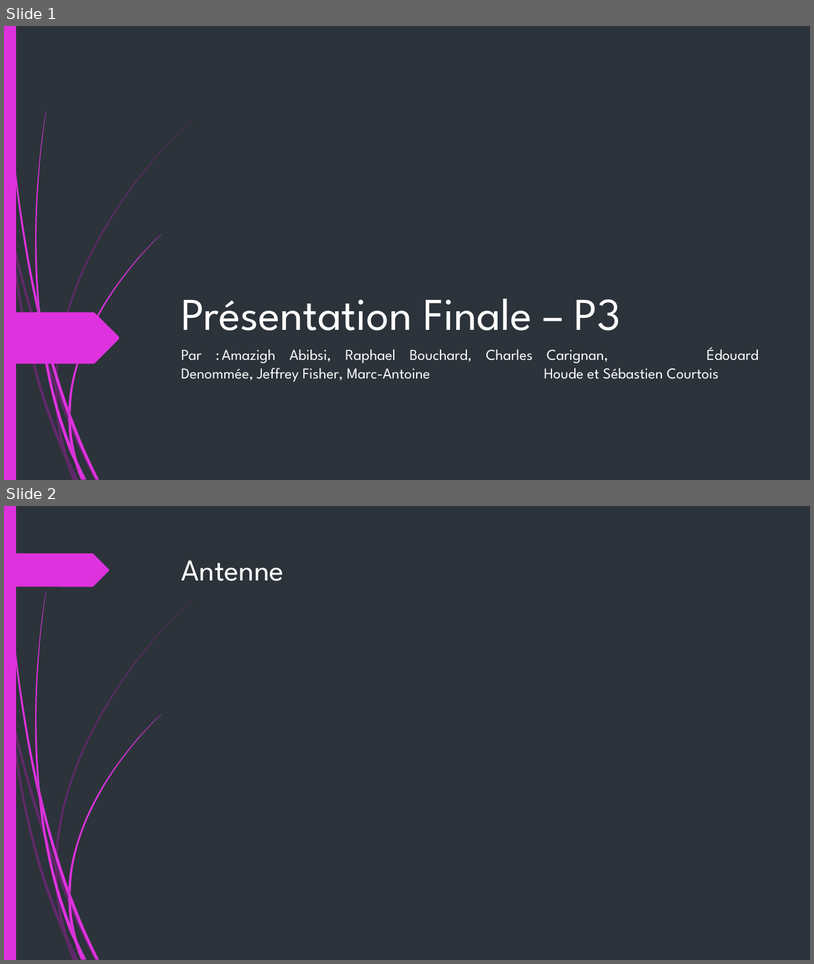
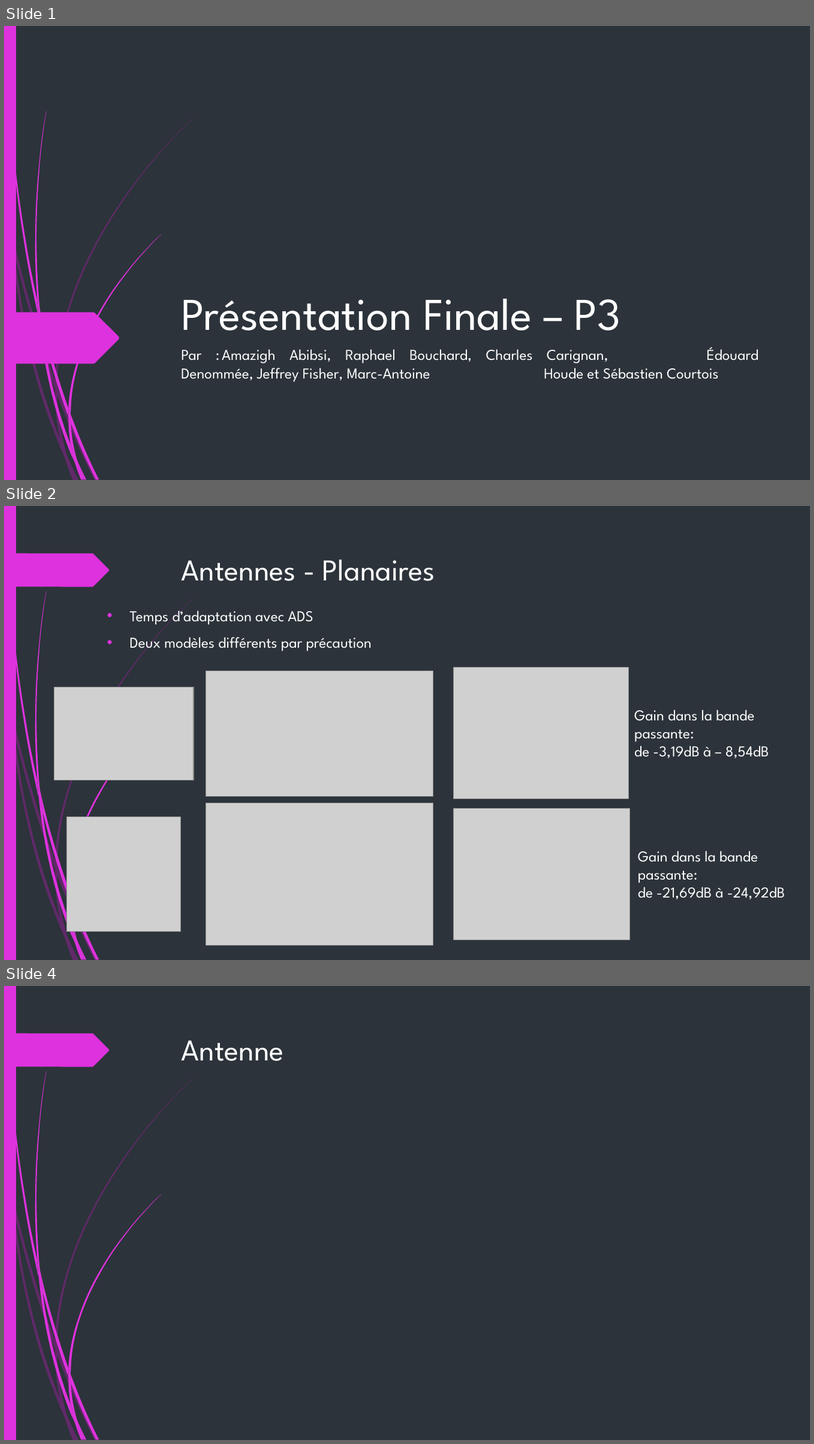
Before and after one commit to fisj2002/Projet_S6_Documentation, a slide deck: Présentation Finale – P3.pptx. Shown one above the other, each under a label of ours: slides 1 and 2 before the commit, slides 1, 2 and 4 after it; the slides between them are not shown. The pictures are 814x964 and 814x1444 pixels, drawn with LibreOffice and Linux fonts; fonts in the diff are those of the drawing; grey boxes stand for pictures. Boxes give left, top, right and bottom in pixels: in the first picture for what was removed or moved away, otherwise in the second. Text is boxed around its words. In the diff, an @@ line names an element or a change of style, - is before the commit and + after.

Commit message:
Ajout de la partie des antennes planaires

```diff
--- a/Présentation Finale – P3.pptx
+++ b/Présentation Finale – P3.pptx
@@ slide 2 added at bbox=[4, 506, 810, 960], background #2C333A; not listed: 23 template elements that a slide beside it also shows @@
@@ title added at bbox=[182, 559, 435, 581], 36 pt, text #FFFFFF @@
+Antennes - Planaires
@@ text added at bbox=[130, 606, 372, 652], 18 pt, text #FFFFFF @@
+• Temps d’adaptation avec ADS
+• Deux modèles différents par précaution
@@ picture added at bbox=[454, 667, 629, 798] @@
@@ picture added at bbox=[206, 670, 434, 796] @@
@@ picture added at bbox=[54, 687, 194, 780] @@
@@ text added at bbox=[635, 709, 770, 758], 18 pt, text #FFFFFF @@
+Gain dans la bande passante:
+de -3,19dB à – 8,54dB
@@ picture added at bbox=[206, 803, 434, 945] @@
@@ picture added at bbox=[454, 808, 630, 940] @@
@@ picture added at bbox=[67, 816, 180, 931] @@
@@ text added at bbox=[638, 850, 785, 899], 18 pt, text #FFFFFF @@
+Gain dans la bande passante:
+de -21,69dB à -24,92dB
@@ what was slide 2 is now slide 4 @@
```
Also in this commit, not shown: 1 other slide added.
